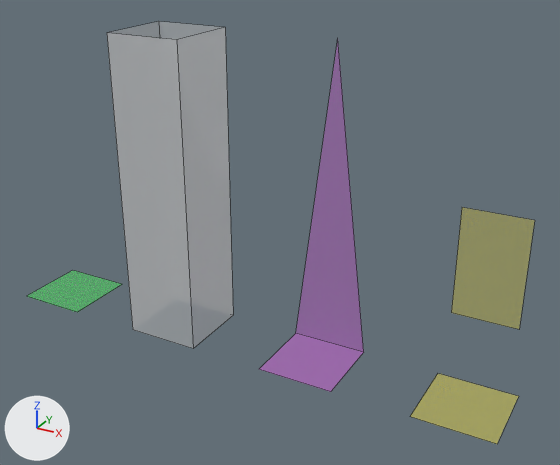
The Blender file external_workflows/blender/grid_library_source/grid_library_source.blend: old version first, new version second.
Camera for both pictures: a 50 mm lens placed at (7.72, -7.62, 5.51), pointed at (3.48, 0.09, 1.65). Every picture has the same lights, and +X, +Y and +Z are marked at lower left. The first picture is the older version. Mesh edges are drawn as thin lines.

Names of what the first picture shows: 'Alarm', 'Floor', 'Ladder', 'Wall'.
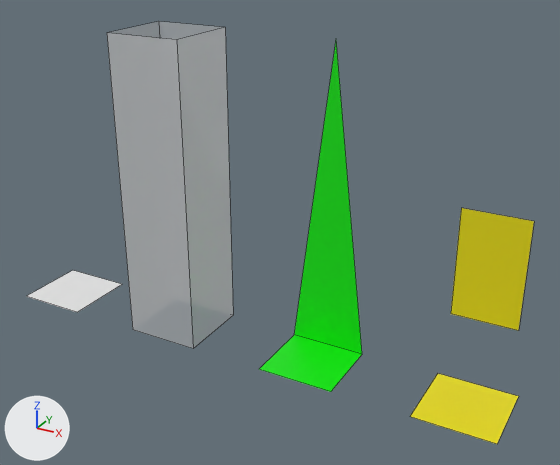
Patch to the scene script:
```diff
--- a/external_workflows/blender/grid_library_source/grid_library_source.blend.py
+++ b/external_workflows/blender/grid_library_source/grid_library_source.blend.py
@@ mat_gridmaterial_floor @@
 mat_gridmaterial_floor = principled_material('GridMaterial.floor')
-mat_gridmaterial_floor.base_color = (0.0283, 0.8, 0.0582)  # green #2fe744
-mat_gridmaterial_floor.alpha = 0.4
+mat_gridmaterial_floor.base_color = (0.799, 0.799, 0.799)  # white #e7e7e7
@@ mat_gridmaterial_ladder @@
 mat_gridmaterial_ladder = principled_material('GridMaterial.ladder')
-mat_gridmaterial_ladder.base_color = (0.695, 0.113, 0.8)  # pink #d95ee7
-mat_gridmaterial_ladder.alpha = 0.4
+mat_gridmaterial_ladder.base_color = (0.000478, 0.8, 0.0)  # green #02e700
@@ mat_gridmaterial_alarm @@
 mat_gridmaterial_alarm.base_color = (0.8, 0.708, 0.0)  # yellow #e7db00
-mat_gridmaterial_alarm.alpha = 0.4
```

Pixel boxes (x1, y1, x2, y2) of what changed, in the pictures (560 x 465 px):
'Ladder', recoloured, surface changed
    both: (259, 48, 362, 392)
'Alarm', surface changed
    both: (410, 208, 534, 444)
'Floor', recoloured, surface changed
    both: (27, 270, 122, 312)
